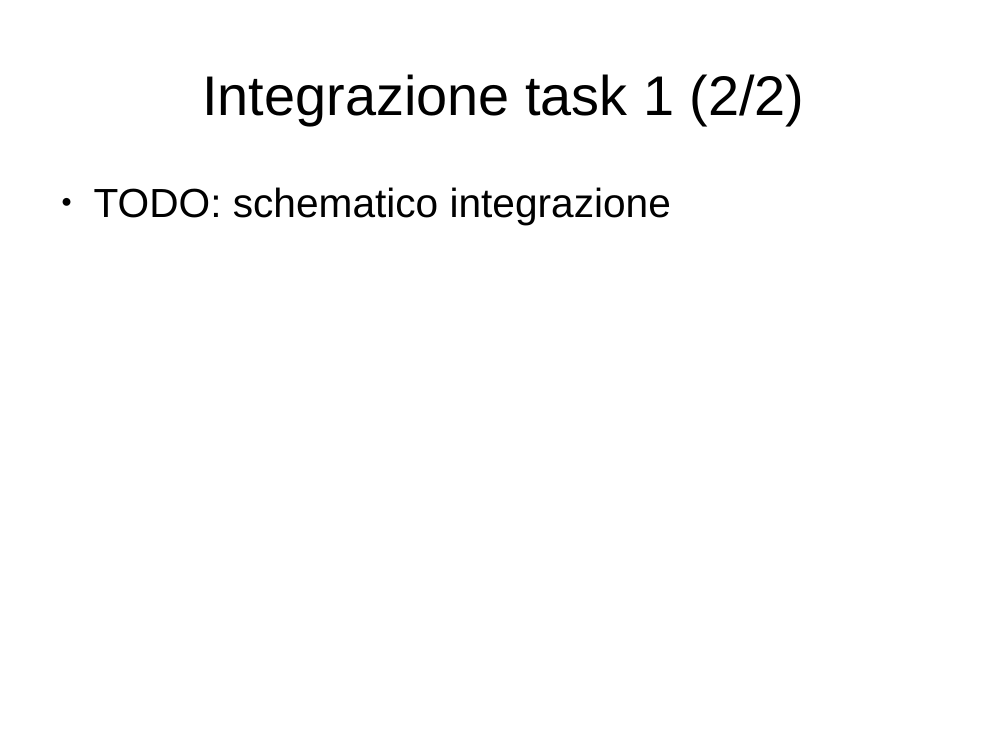
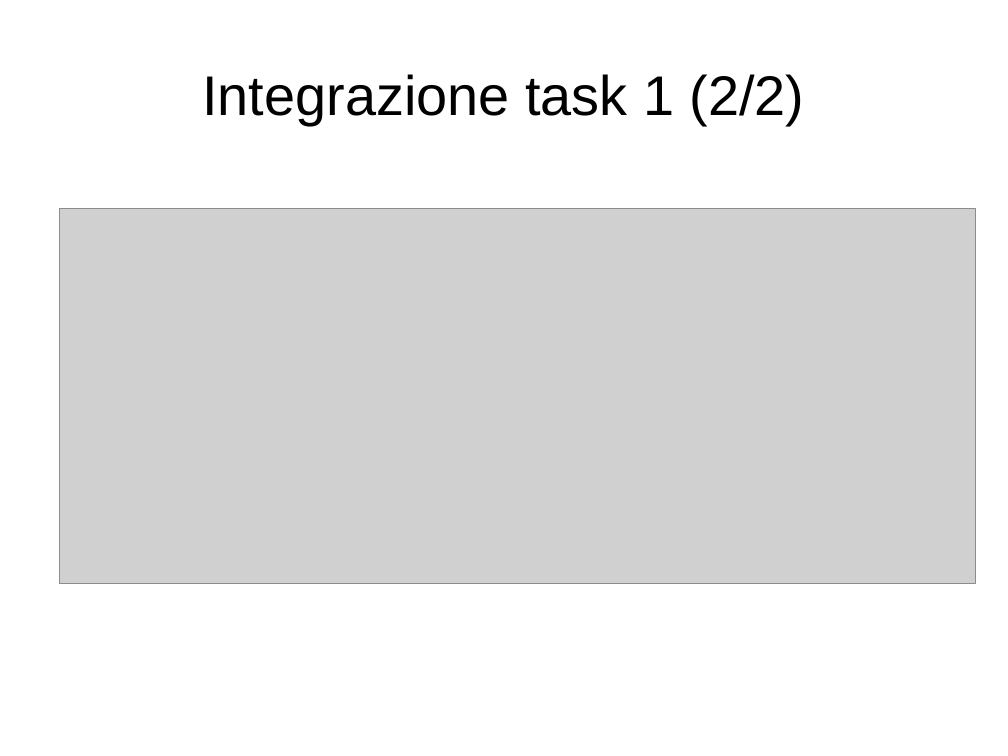
Before and after one commit to artic92/sistemi-embedded-task2, a slide deck: slide 30 of doc/presentazione.odp. Drawn at 1008x756 pixels with LibreOffice and Linux fonts; fonts in the diff are those of the drawing; grey boxes stand for pictures. Boxes give left, top, right and bottom in pixels: in the first picture for what was removed or moved away, otherwise in the second. Text is boxed around its words. In the diff, an @@ line names an element or a change of style, - is before the commit and + after.

Commit message:
Aggiunta dello schematico di integrazione nelle slide

```diff
--- a/doc/presentazione.odp
+++ b/doc/presentazione.odp
@@ picture added at <box>59,209,976,583</box> @@
@@ text removed at <box>94,187,671,225</box> @@
-● TODO: schematico integrazione
```
Also in this commit, not shown: 1 other slide changed.
